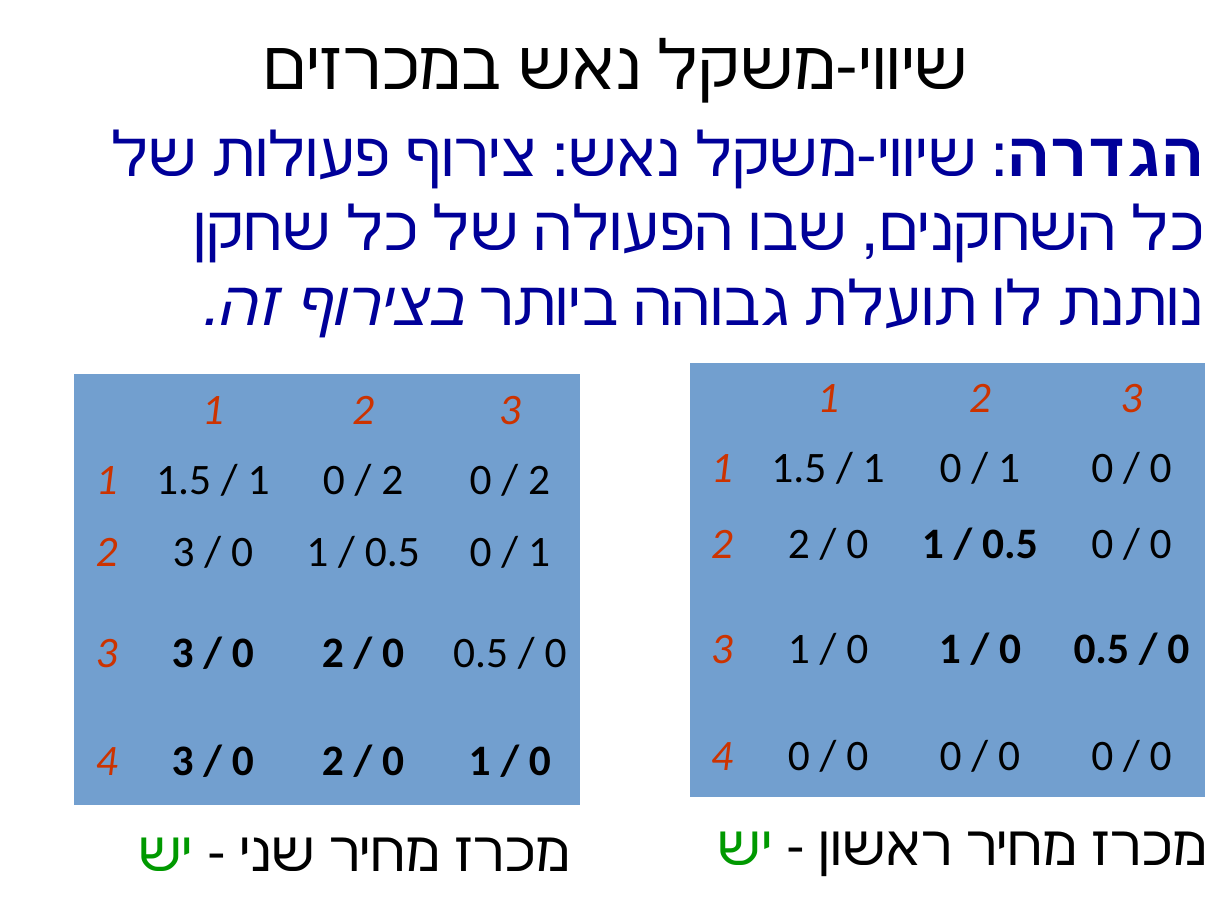
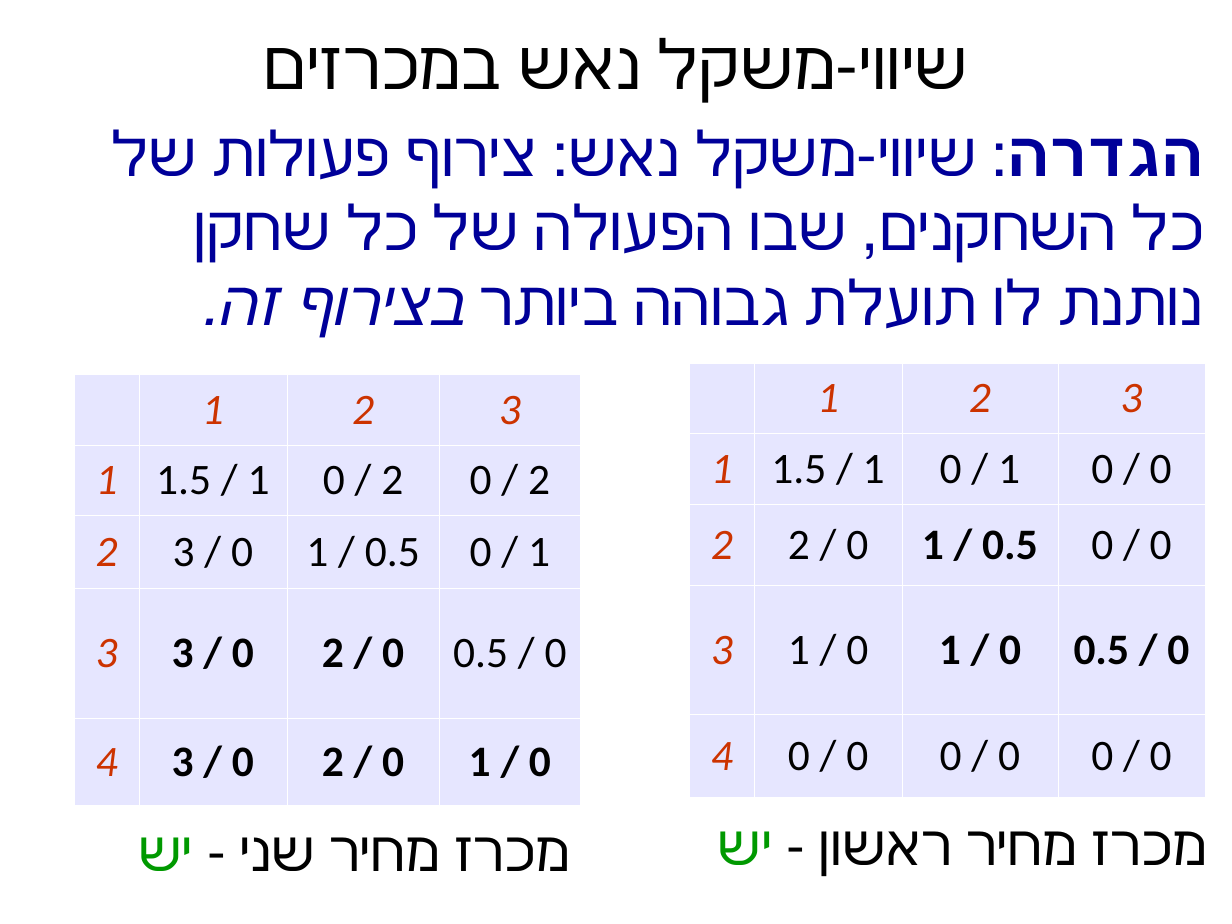
Before and after one commit to erelsgl-at-ariel/algorithms2m-5778, a slide deck: slide 9 of week05-equilibrium-in-auctions/slides-games-revelation-equilibrium.odp. Drawn at 1232x924 pixels with LibreOffice and Linux fonts; fonts in the diff are those of the drawing. Boxes give left, top, right and bottom in pixels: in the first picture for what was removed or moved away, otherwise in the second. Text is boxed around its words. In the diff, an @@ line names an element or a change of style, - is before the commit and + after.

```diff
--- a/week05-equilibrium-in-auctions/slides-games-revelation-equilibrium.odp
+++ b/week05-equilibrium-in-auctions/slides-games-revelation-equilibrium.odp
@@ table at box(75, 375, 581, 805) @@
@@ fill #729FCF to #E6E6FF in 20 cells @@
@@ borders changed @@
@@ table at box(690, 363, 1206, 797) @@
@@ fill #729FCF to #E6E6FF in 20 cells @@
@@ borders changed @@
```
Also in this commit, not shown: 5 other slides changed, 3 slides added, 1 slide removed, 10 other files.
